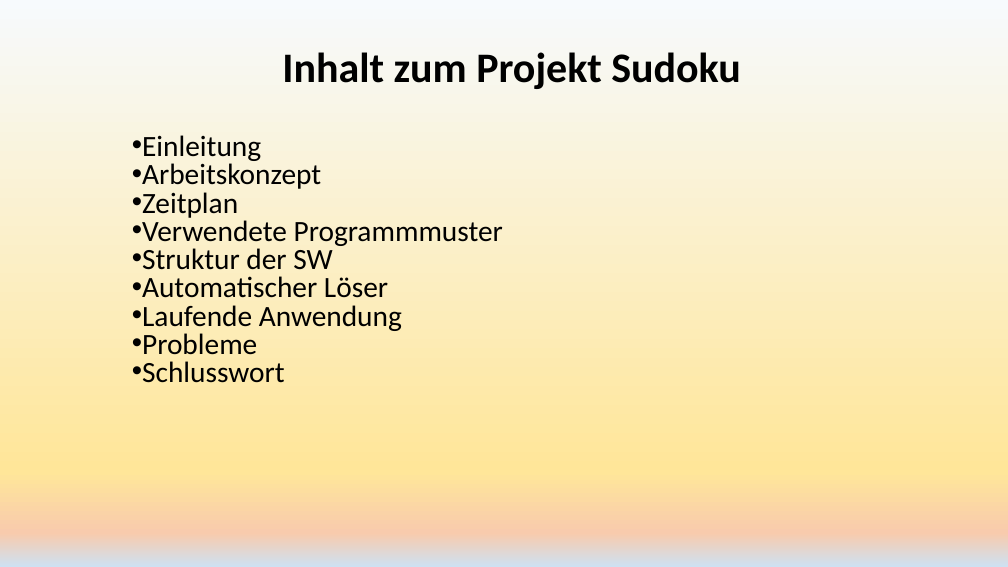
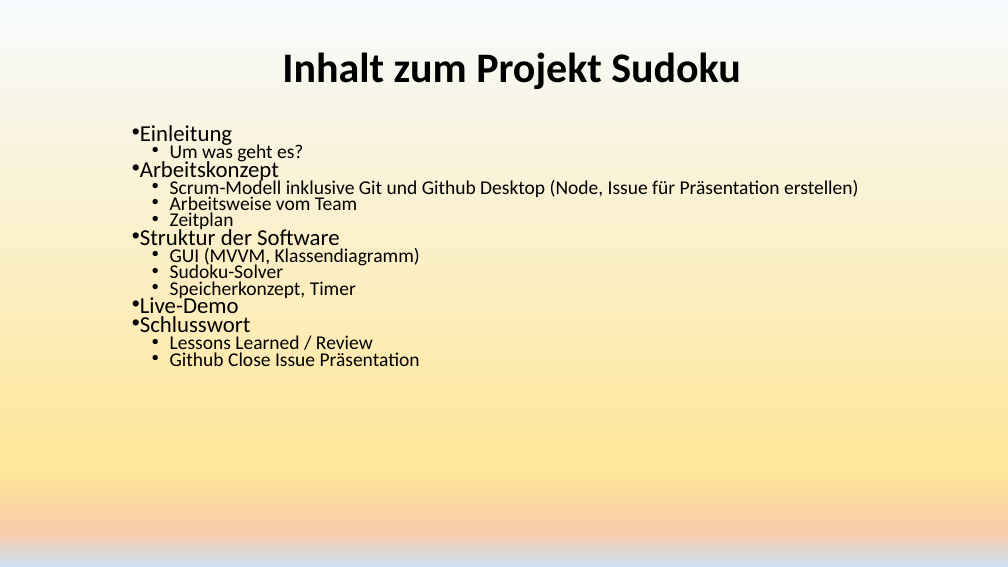
Before and after one commit to Injodikaran/AVR, a slide deck: slide 1 of Doku & Präsi/Präsentation Projekt Sudoku.pptx. Drawn at 1008x567 pixels with LibreOffice and Linux fonts; fonts in the diff are those of the drawing. Boxes give left, top, right and bottom in pixels: in the first picture for what was removed or moved away, otherwise in the second. Text is boxed around its words. In the diff, an @@ line names an element or a change of style, - is before the commit and + after.

```diff
--- a/Doku & Präsi/Präsentation Projekt Sudoku.pptx
+++ b/Doku & Präsi/Präsentation Projekt Sudoku.pptx
@@ subtitle at (140,125,279,339): size 28 to 21.7 pt in "Einleitung", "Arbeitskonzept", "Schlusswort"; size 28 to 18.6 pt in "Zeitplan"; line spacing 0.8 to 0.7; list level 1 to 2 in "Zeitplan" @@
@@ subtitle at (170,142,303,164): paragraph added @@
+  • Um was geht es?
@@ subtitle at (170,177,858,216): paragraphs added @@
+  • Scrum-Modell inklusive Git und Github Desktop (Node, Issue für Präsentation erstellen)
+  • Arbeitsweise vom Team
@@ subtitle at (140,226,420,320): text changed; size 28 to 18.6 pt @@
-• Verwendete Programmmuster
-• Struktur der SW
-• Automatischer Löser
-• Laufende Anwendung
-• Probleme
+• Struktur der Software
+  • GUI (MVVM, Klassendiagramm)
+  • Sudoku-Solver
+  • Speicherkonzept, Timer
+• Live-Demo
@@ subtitle at (170,335,420,366): paragraphs added @@
+  • Lessons Learned / Review
+  • Github Close Issue Präsentation
```
Also in this commit, not shown: 11 other slides changed.
